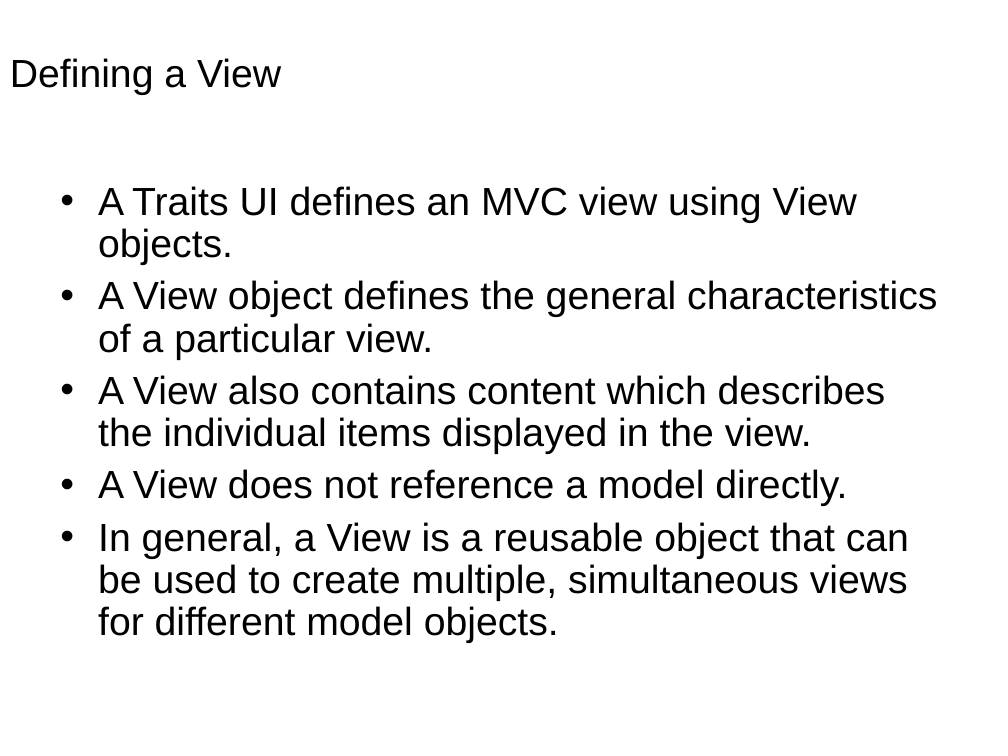
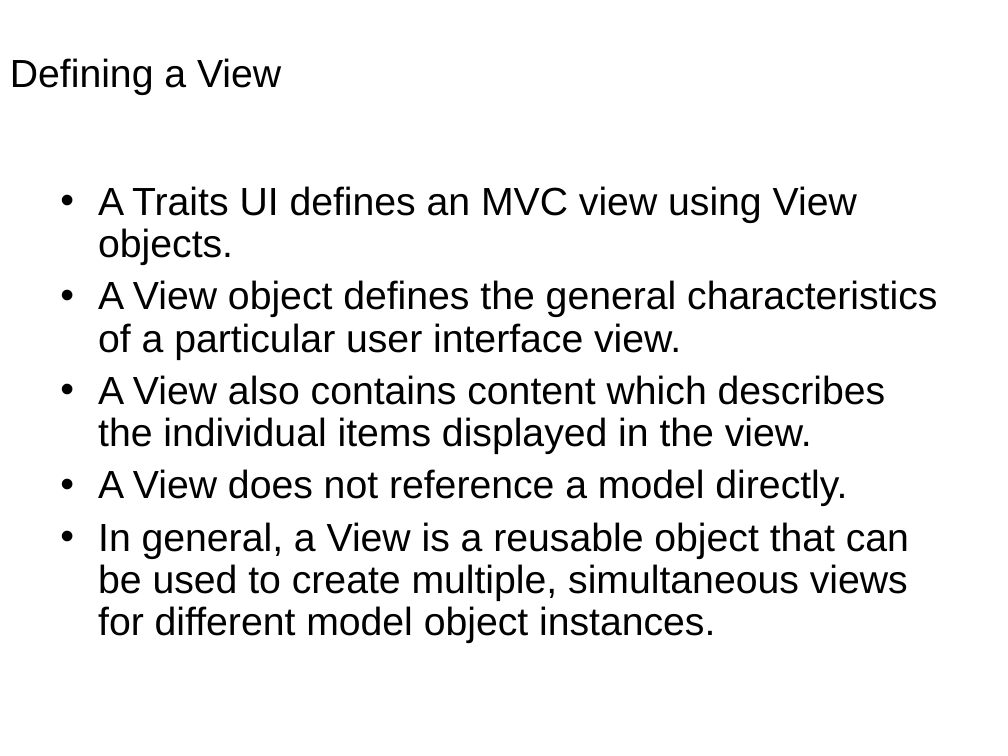
Before and after one commit to enthought/traits, a slide deck: slide 9 of enthought/traits/doc/traits_ui.ppt. Drawn at 1008x756 pixels with LibreOffice and Linux fonts; fonts in the diff are those of the drawing; background and template pictures are left out. Boxes give left, top, right and bottom in pixels: in the first picture for what was removed or moved away, otherwise in the second. Text is boxed around its words. In the diff, an @@ line names an element or a change of style, - is before the commit and + after.

```diff
--- a/enthought/traits/doc/traits_ui.ppt
+++ b/enthought/traits/doc/traits_ui.ppt
@@ text at box(98, 280, 937, 360): text changed @@
-• A View object defines the general characteristics of a particular view.
+• A View object defines the general characteristics of a particular user interface view.
@@ text at box(98, 522, 909, 643): text changed @@
-• In general, a View is a reusable object that can be used to create multiple, simultaneous views for different model objects.
+• In general, a View is a reusable object that can be used to create multiple, simultaneous views for different model object instances.
```
Also in this commit, not shown: 19 other slides changed, 1 slide added.
